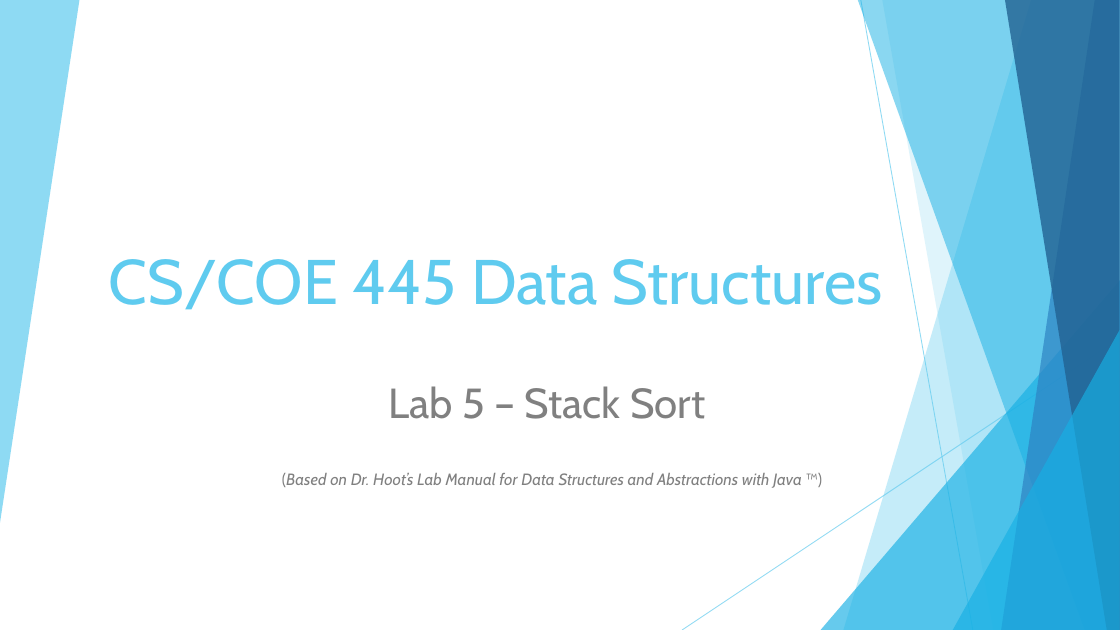
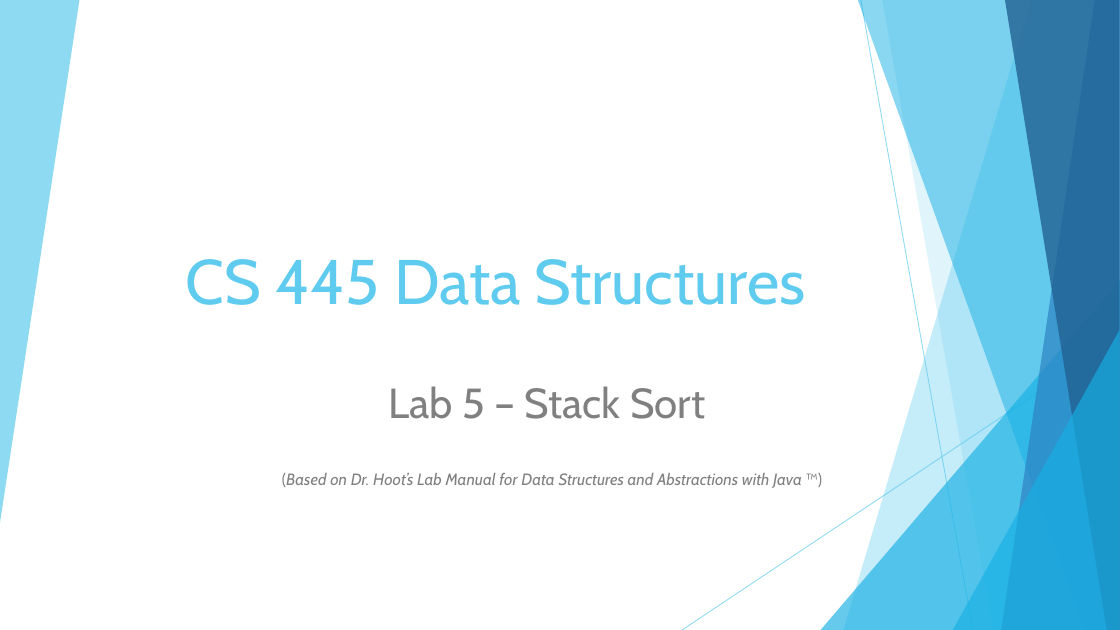
Before and after one commit to rushilgupta1411/CS-0445, a slide deck: slide 1 of Lab5.pptx. Drawn at 1120x630 pixels with LibreOffice and Linux fonts; fonts in the diff are those of the drawing. Boxes give left, top, right and bottom in pixels: in the first picture for what was removed or moved away, otherwise in the second. Text is boxed around its words. In the diff, an @@ line names an element or a change of style, - is before the commit and + after.

```diff
--- a/Lab5.pptx
+++ b/Lab5.pptx
@@ title at <box>186,259,806,305</box>: text changed @@
-CS/COE 445 Data Structures
+CS 445 Data Structures
```
Also in this commit, not shown: 1 other file.
